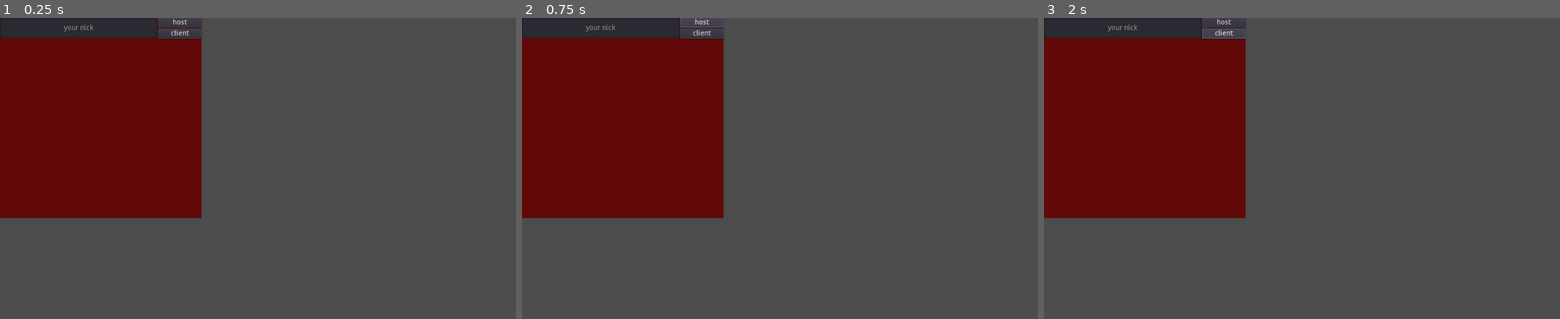
Above: before the commit, frames 1-3 (left to right).
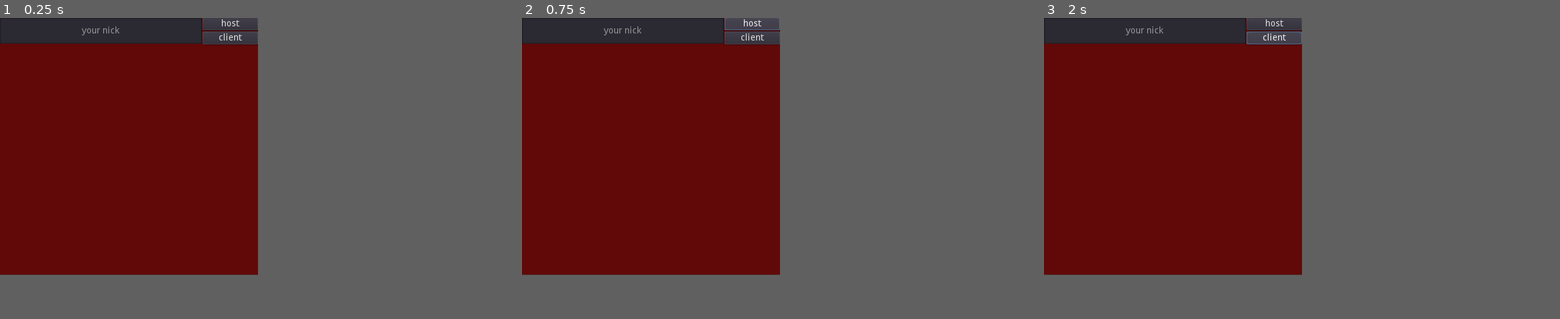
Above: after the commit, the same moments.

Repository: TheVulcoreTeam/CosmicRace
Game: Godot game, scene res://Game/Game.tscn
Same seed, same stepped clock (60 frames per second), same inputs: the game is played once before the commit and once after it. Before the commit the project has no main scene; this scene is started directly in both runs.
Inputs:
- Up to frame 1 (0.25 s): no input
- Up to frame 2 (0.75 s): click "host" at 0.5 s
- Up to frame 3 (2 s): click "client" at 1.25 s
In our replay, the window is 800x468 before the commit and 400x400 after it. These sizes can differ from the game's own. Grey fills any space a smaller window leaves; there, only what the larger window draws over its background counts as a difference.

The runs differ from the first frame. In frame 1, 17% of the frame differs, in the area x 0-50%, y 0-86%; in frame 2, 17%; in frame 3, 17%.

Commit message:
Register and get full list

Diff:
--- a/Network/Lobby.gd
+++ b/Network/Lobby.gd
@@ -7,27 +7,31 @@
 var my_info
 
 func _ready():
-	pass
+	get_tree().connect("network_peer_connected", self, "_player_connected")
+	get_tree().connect("network_peer_disconnected", self, "_player_disconnected")
+	get_tree().connect("connection_failed", self, "_connected_fail")
+	get_tree().connect("server_disconnected", self, "_server_disconnected")
+	get_tree().connect("connected_to_server", self, "_connected_ok")
 
 
 func _server():
+	print("_server")
 	peer = NetworkedMultiplayerENet.new()
 	peer.create_server(SERVER_PORT, MAX_PLAYERS)
 	get_tree().network_peer = peer
-	get_tree().connect("network_peer_connected", self, "_player_connected")
-	get_tree().connect("network_peer_disconnected", self, "_player_disconnected")
-	get_tree().connect("connected_to_server", self, "_connected_ok")
-	get_tree().connect("connection_failed", self, "_connected_fail")
-	get_tree().connect("server_disconnected", self, "_server_disconnected")
+
 
 func get_name():
 	return $TextEdit.text
 
 func _client():
-	var my_info = { name = get_name(), favorite_color = Color8(255, 0, 255) }#TextEdit
+	print("_client")
+	my_info = { name = get_name(), favorite_color = Color8(255, 0, 255) }#TextEdit
+	print(my_info)
 	peer = NetworkedMultiplayerENet.new()
 	peer.create_client(SERVER_IP, SERVER_PORT)
 	get_tree().network_peer = peer
+
 
 # Player info, associate ID to data
 var player_info = {}
@@ -36,25 +40,40 @@
 
 func _player_connected(id):
 	# Called on both clients and server when a peer connects. Send my info to it.
+	print("_player_connected ")
+	if !get_tree().is_network_server():
+		return
 	rpc_id(id, "register_player", my_info)
 
 func _player_disconnected(id):
+	print("_player_disconnected")
 	player_info.erase(id) # Erase player from info.
 
 func _connected_ok():
-	pass # Only called on clients, not server. Will go unused; not useful here.
+	print("_connected_ok")
+
 
 func _server_disconnected():
+	print("_server_disconnected")
 	pass # Server kicked us; show error and abort.
 
 func _connected_fail():
+	print("_connected_fail")
 	pass # Could not even connect to server; abort.
 
 remote func register_player(info):
+	# executed on server side
+	print("register_player")
 	# Get the id of the RPC sender.
 	var id = get_tree().get_rpc_sender_id()
 	# Store the info
 	player_info[id] = info
-	$ColorRect/Label.text = $ColorRect/Label.text +"\n" + str(player_info)
+	#show info
+	print(player_info)
+	$ColorRect/Label.text = $ColorRect/Label.text +"\n$" + str(player_info) + "\n$"
+	#send full list to sender
+	rpc_id(id, "show_list", player_info)
 
-	# Call function to update lobby UI here
+remote func show_list(player_info):
+	print("show_list ", player_info)
+	$ColorRect/Label.text = $ColorRect/Label.text +"\n$" + str(player_info) + "\n$"
--- a/project.godot
+++ b/project.godot
@@ -11,7 +11,13 @@
 [application]
 
 config/name="Cosmic Race"
+run/main_scene="res://Game/Game.tscn"
 config/icon="res://icon.png"
+
+[display]
+
+window/size/width=400
+window/size/height=400
 
 [physics]
 
